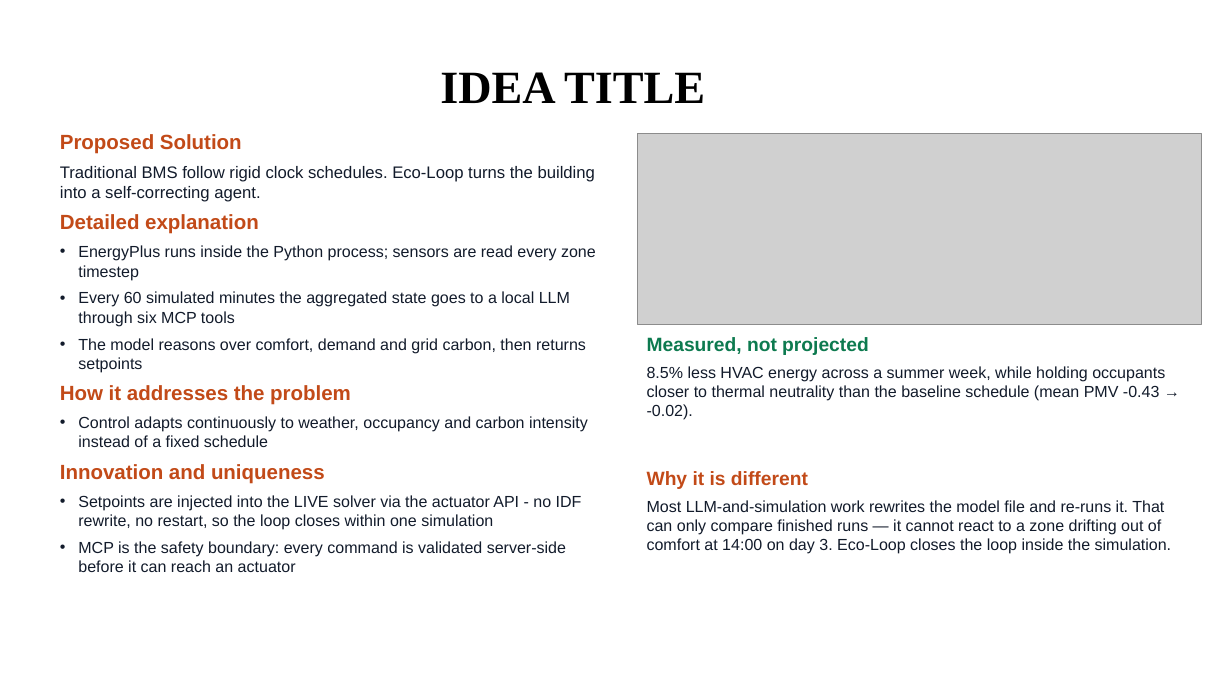
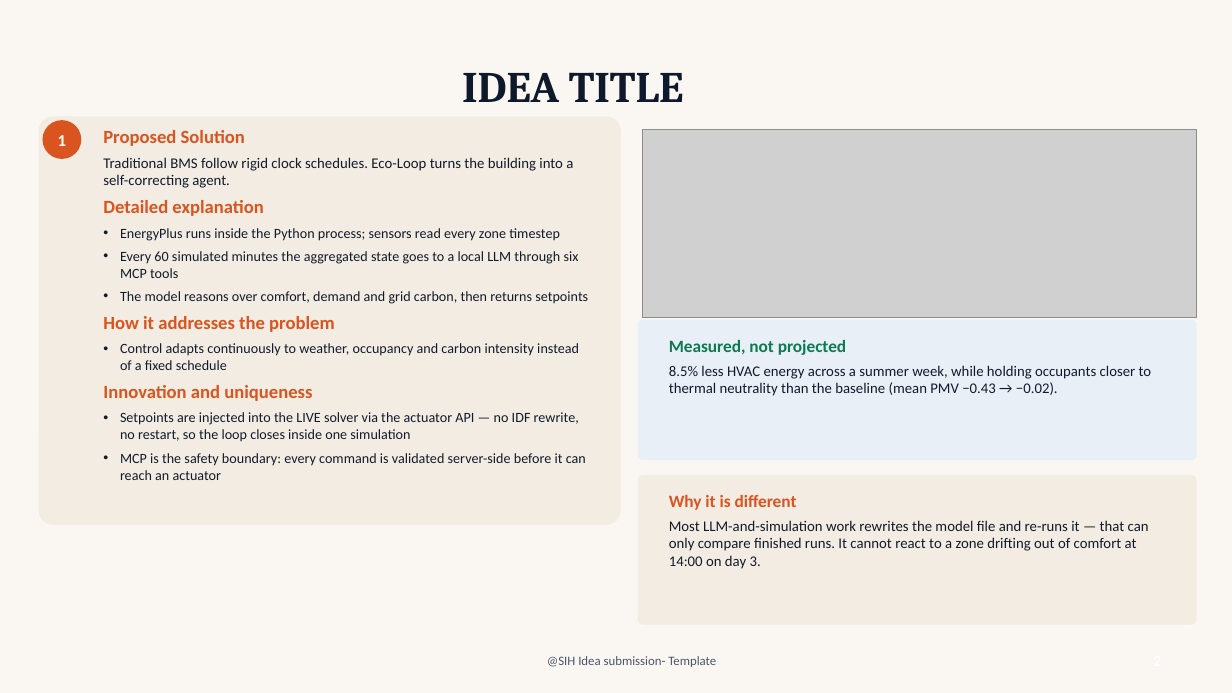
Before and after one commit to ayushYadav1107/Eco_loop_building_agents, a slide deck: slide 2 of deck/Eco-Loop_Building_Agents_Idea.pptx. Drawn at 1232x693 pixels with LibreOffice and Linux fonts; fonts in the diff are those of the drawing; grey boxes stand for pictures. Boxes give left, top, right and bottom in pixels: in the first picture for what was removed or moved away, otherwise in the second. Text is boxed around its words. In the diff, an @@ line names an element or a change of style, - is before the commit and + after.

```diff
--- a/deck/Eco-Loop_Building_Agents_Idea.pptx
+++ b/deck/Eco-Loop_Building_Agents_Idea.pptx
@@ background #FFFFFF to #FAF7F2 @@
@@ title "IDEA TITLE" at [462, 72, 684, 102]: size 36 to 34 pt, font Times New Roman to Cambria, text colour #000000 to #0E1A2B @@
@@ rounded rectangle added at [39, 116, 621, 525], fill #F2ECE2 @@
@@ ellipse added at [43, 120, 81, 159], fill #D9541F, 13 pt, text #FFFFFF, bold @@
+1
@@ text "Proposed Solution": place and size @@
-text "Proposed Solution" at [60, 134, 596, 572]
+text "Proposed Solution" at [103, 130, 588, 480]
@@ text at [103, 130, 588, 480]: size 16 to 14.5 pt, text colour #C24A18 to #D9541F in "Proposed Solution", "Detailed explanation", "How it addresses the problem", "Innovation and uniqueness"; font Arial to Calibri in "Proposed Solution", "Traditional BMS follow rigid clock schedules. Eco-Loop ...", "Detailed explanation", "Every 60 simulated minutes the aggregated state ..." and 5 more places; size 13 to 11.5 pt in "Traditional BMS follow rigid clock schedules. Eco-Loop ..."; size 12.5 to 11 pt in "Every 60 simulated minutes the aggregated state ...", "The model reasons over comfort, demand and ...", "Control adapts continuously to weather, occupancy and ...", "MCP is the safety boundary: every command ..."; less space between paragraphs; indent changed @@
@@ picture: place and size @@
-picture at [638, 134, 1202, 325]
+picture at [642, 129, 1197, 317]
@@ text at [120, 228, 560, 241]: text changed; size 12.5 to 11 pt; font Arial to Calibri @@
-• EnergyPlus runs inside the Python process; sensors are read every zone timestep
+• EnergyPlus runs inside the Python process; sensors read every zone timestep
@@ rounded rectangle added at [638, 320, 1197, 460], fill #E9EFF7 @@
@@ text "Measured, not projected": place and size @@
-text "Measured, not projected" at [647, 337, 1165, 420]
+text "Measured, not projected" at [669, 340, 1152, 396]
@@ text at [669, 340, 846, 355]: size 15 to 13.5 pt, font Arial to Calibri in "Measured, not projected"; less space between paragraphs @@
@@ text at [669, 365, 1152, 396]: text changed; size 12.5 to 11.5 pt; font Arial to Calibri @@
-8.5% less HVAC energy across a summer week, while holding occupants closer to thermal neutrality than the baseline schedule (mean PMV -0.43 → -0.02).
+8.5% less HVAC energy across a summer week, while holding occupants closer to thermal neutrality than the baseline (mean PMV −0.43 → −0.02).
@@ text at [120, 412, 579, 442]: text changed; size 12.5 to 11 pt; font Arial to Calibri @@
-• Setpoints are injected into the LIVE solver via the actuator API - no IDF rewrite, no restart, so the loop closes within one simulation
+• Setpoints are injected into the LIVE solver via the actuator API — no IDF rewrite, no restart, so the loop closes inside one simulation
@@ rounded rectangle added at [638, 475, 1197, 625], fill #F2ECE2 @@
@@ text "Why it is different": place and size @@
-text "Why it is different" at [647, 471, 1172, 554]
+text "Why it is different" at [669, 495, 1149, 569]
@@ text at [669, 495, 797, 510]: size 15 to 13.5 pt, font Arial to Calibri, text colour #C24A18 to #D9541F in "Why it is different"; less space between paragraphs @@
@@ text at [669, 520, 1149, 569]: text changed; size 12.5 to 11.5 pt; font Arial to Calibri @@
-Most LLM-and-simulation work rewrites the model file and re-runs it. That can only compare finished runs — it cannot react to a zone drifting out of comfort at 14:00 on day 3. Eco-Loop closes the loop inside the simulation.
+Most LLM-and-simulation work rewrites the model file and re-runs it — that can only compare finished runs. It cannot react to a zone drifting out of comfort at 14:00 on day 3.
@@ text added at [547, 656, 716, 667], 10 pt, text #4A5768 @@
+@SIH Idea submission- Template
```
Also in this commit, not shown: 5 other slides changed, 7 other files.
